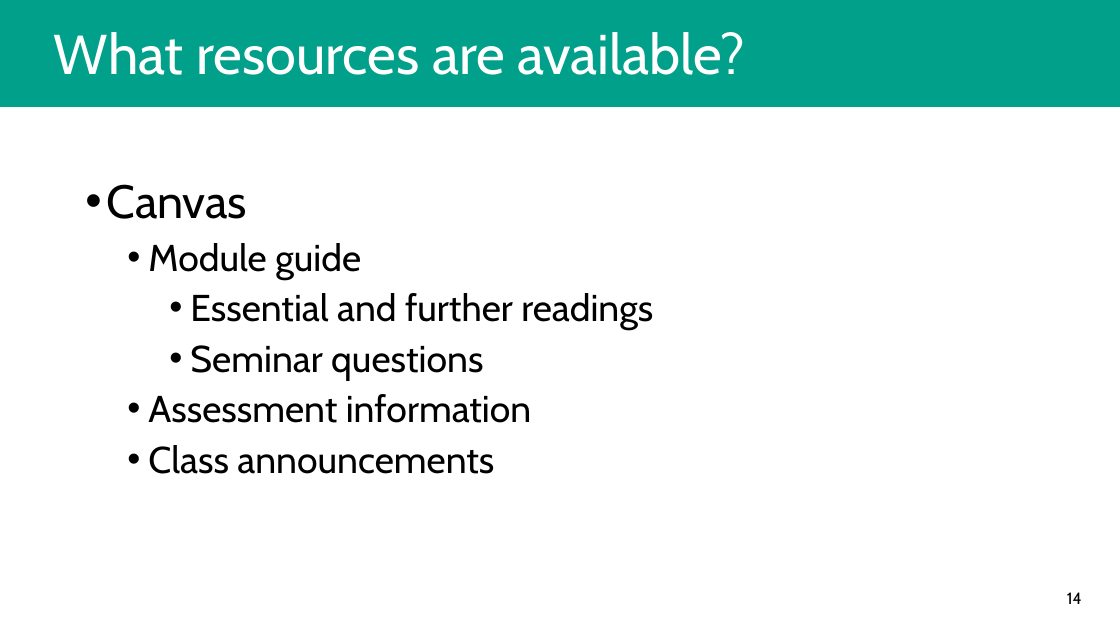
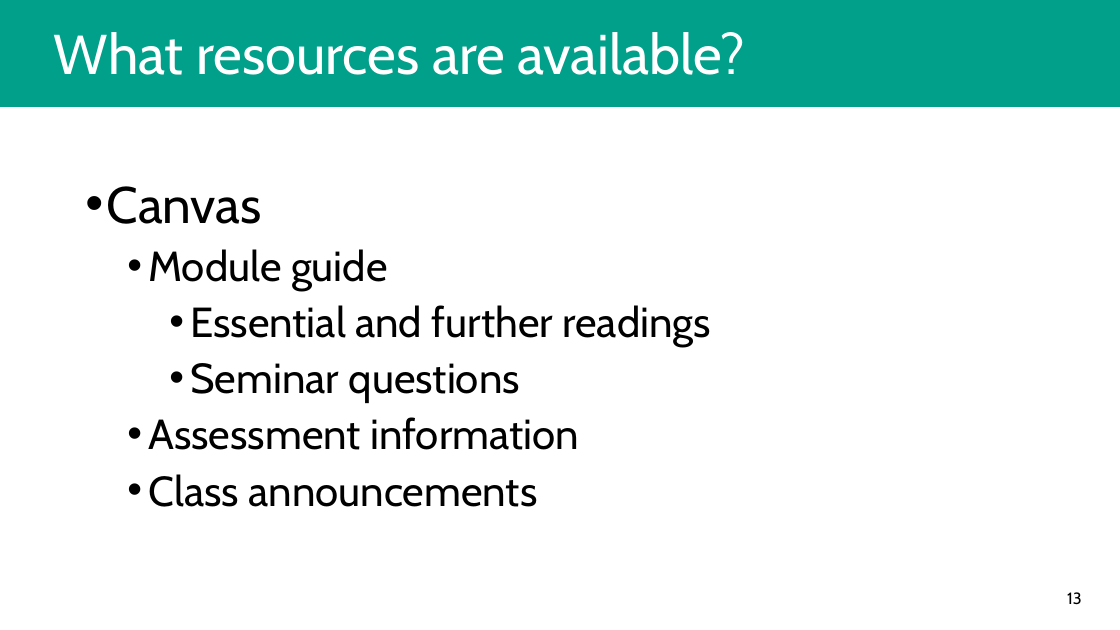
Before and after one commit to bpboyle/pol2017_materials_2026, a slide deck: slide 13 of lecture_slides/POL2017_slides_W01-01_intro.pptx (slide 14 before the commit). Drawn at 1120x630 pixels with LibreOffice and Linux fonts; fonts in the diff are those of the drawing. Boxes give left, top, right and bottom in pixels: in the first picture for what was removed or moved away, otherwise in the second. Text is boxed around its words. In the diff, an @@ line names an element or a change of style, - is before the commit and + after.

```diff
--- a/lecture_slides/POL2017_slides_W01-01_intro.pptx
+++ b/lecture_slides/POL2017_slides_W01-01_intro.pptx
@@ text "Canvas" at box(106, 186, 711, 507): size 40 to 44 pt in "Canvas"; size 32 to 36 pt @@
@@ page number at box(1067, 592, 1082, 605): text changed @@
-14
+13
```
Also in this commit, not shown: 9 other slides changed, 4 slides added.
